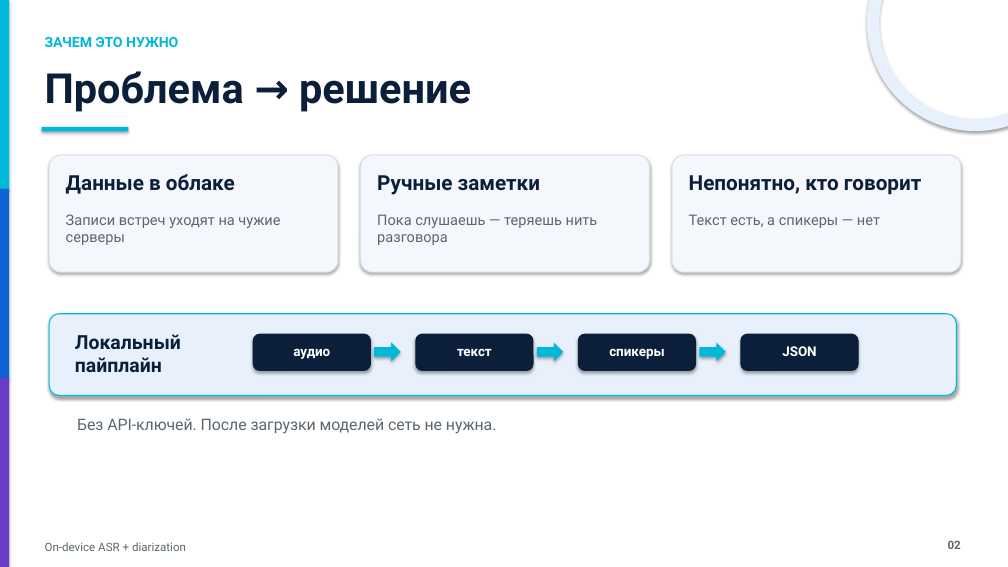
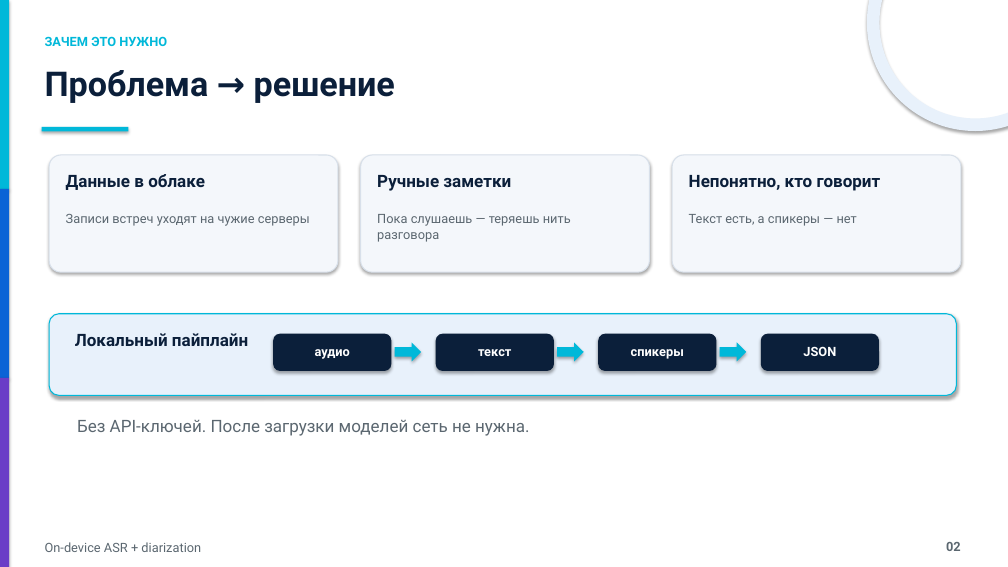
Before and after one commit to VershininSemyon/nuclear_hack_team_corgi, a slide deck: slide 2 of artifacts/hackathon_defense.pptx. Drawn at 1008x567 pixels with LibreOffice and Linux fonts; fonts in the diff are those of the drawing. Boxes give left, top, right and bottom in pixels: in the first picture for what was removed or moved away, otherwise in the second. Text is boxed around its words. In the diff, an @@ line names an element or a change of style, - is before the commit and + after.

Commit message:
Unify deck typography and explain the threshold sweep in the report
- deck: exactly three font sizes (28 / 14 / 10.5) across all 12 slides\n- fix the wrapped title on the pipeline slide so the subtitle no longer overlaps\n- center both Pareto charts in their half of the slide, drop the word sweep from the pipeline slide\n- report: rewrite method B step by step with a distance ladder and a worked five-threshold example; add a comparison table

```diff
--- a/artifacts/hackathon_defense.pptx
+++ b/artifacts/hackathon_defense.pptx
@@ text "ЗАЧЕМ ЭТО НУЖНО" at box(45, 36, 167, 46): size 13.3 to 12.2 pt @@
@@ text "Проблема → решение" at box(45, 70, 395, 103): size 39.4 to 32.5 pt @@
@@ size 19.7 to 16.2 pt in 3 elements at box(66, 174, 205, 190), box(377, 175, 511, 191), box(689, 175, 881, 191) @@
@@ size 13.9 to 12.2 pt in 3 elements at box(66, 214, 310, 226), box(377, 214, 571, 242), box(689, 214, 857, 226) @@
@@ text "Локальный пайплайн" at box(75, 333, 248, 346): size 18.6 to 16.2 pt @@
@@ size 12.8 to 12.2 pt in 4 elements at box(478, 349, 511, 356), box(631, 349, 684, 359), box(803, 346, 836, 356), box(315, 349, 350, 359) @@
@@ 4 texts, 4 rounded rectangles, 3 right arrows: place and size @@
-4 texts, 4 rounded rectangles, 3 right arrows at box(253, 334, 858, 371)
+4 texts, 4 rounded rectangles, 3 right arrows at box(274, 334, 879, 371)
@@ text "Без API-ключей. После загрузки моделей ..." at box(77, 419, 529, 436): size 15.1 to 16.2 pt @@
@@ text "On-device ASR + diarization" at box(45, 542, 201, 552): size 11 to 12.2 pt @@
@@ text "02" at box(946, 542, 961, 551): size 11 to 12.2 pt @@
```
Also in this commit, not shown: 11 other slides changed, 3 other files.
